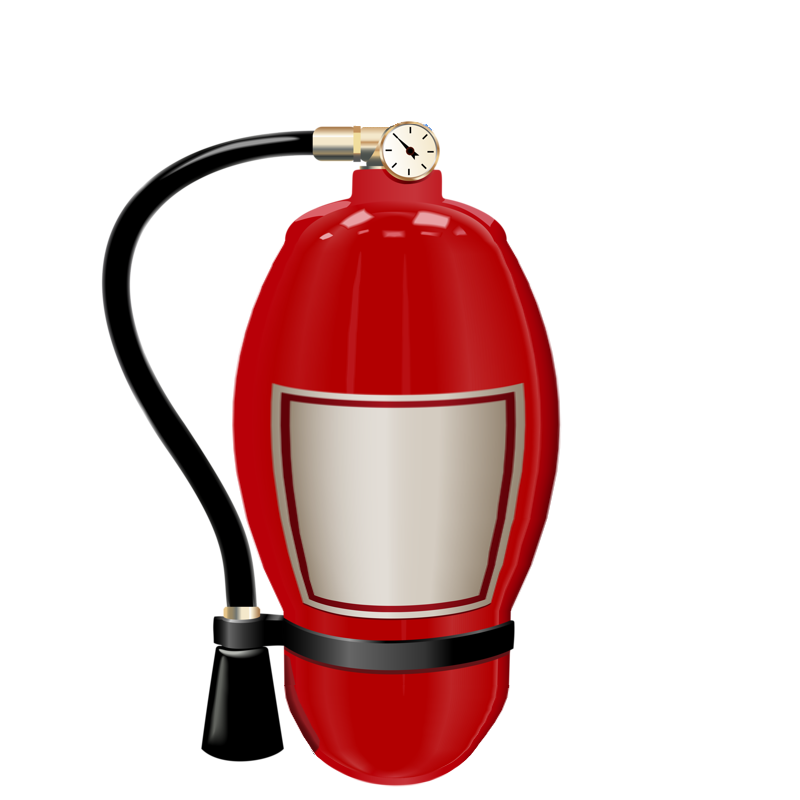
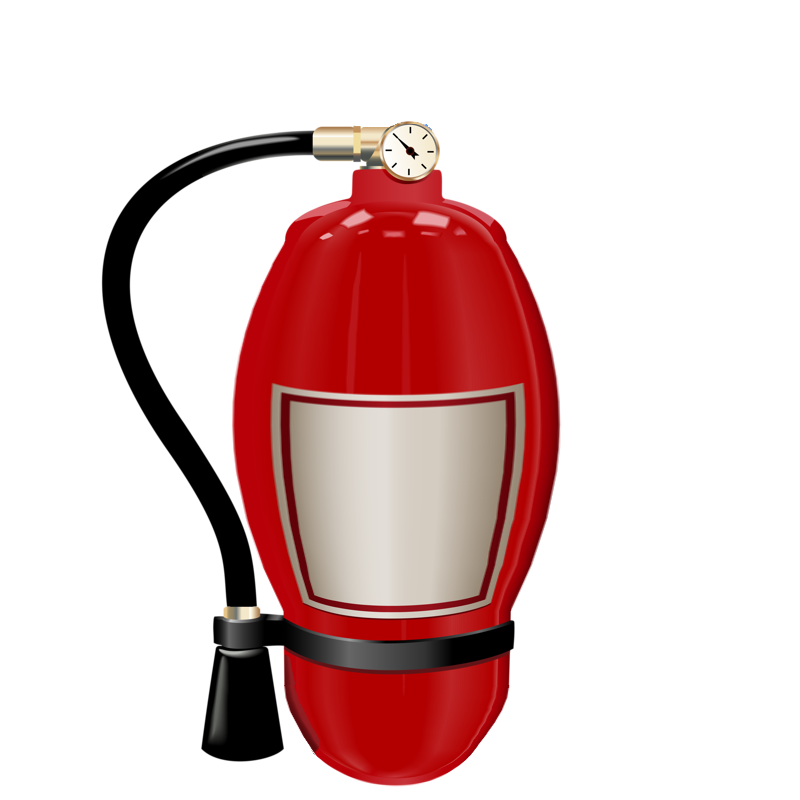
Revision of a layered 800 x 800 image; what changed, layer by layer:
added layer "Layer 0 copy 3" above "Layer 0 copy 2" over box(101, 151, 258, 606)
hid "Layer 0 copy 2" over box(101, 151, 258, 606)
